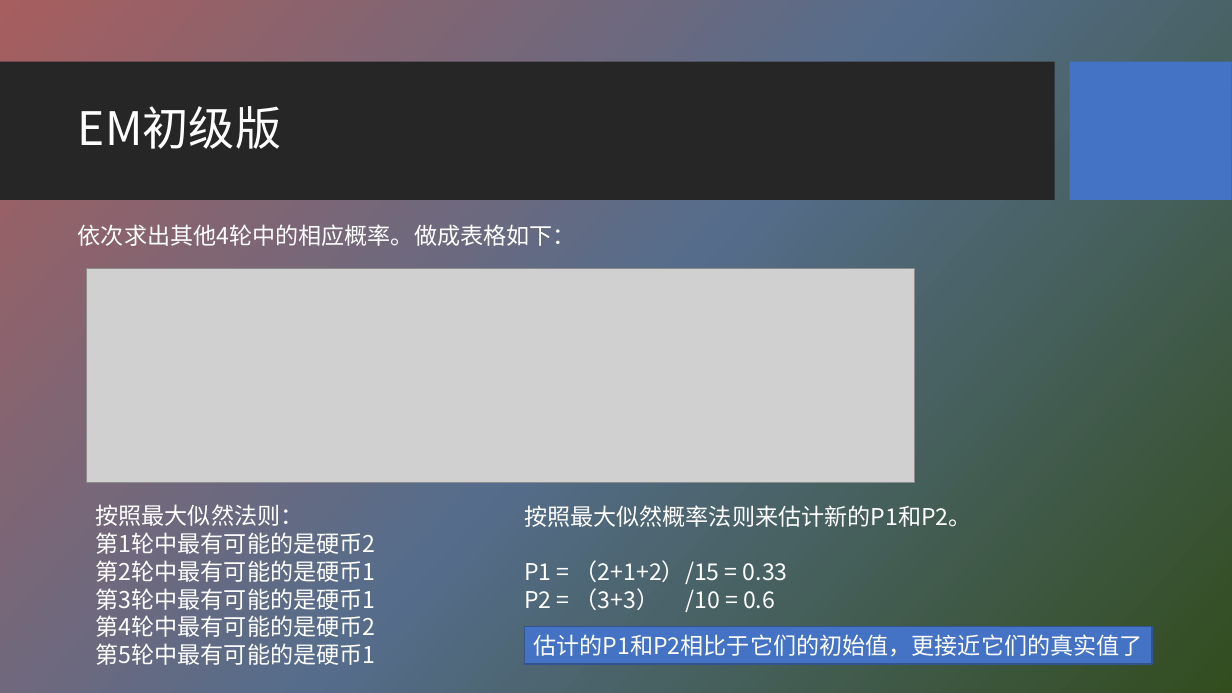
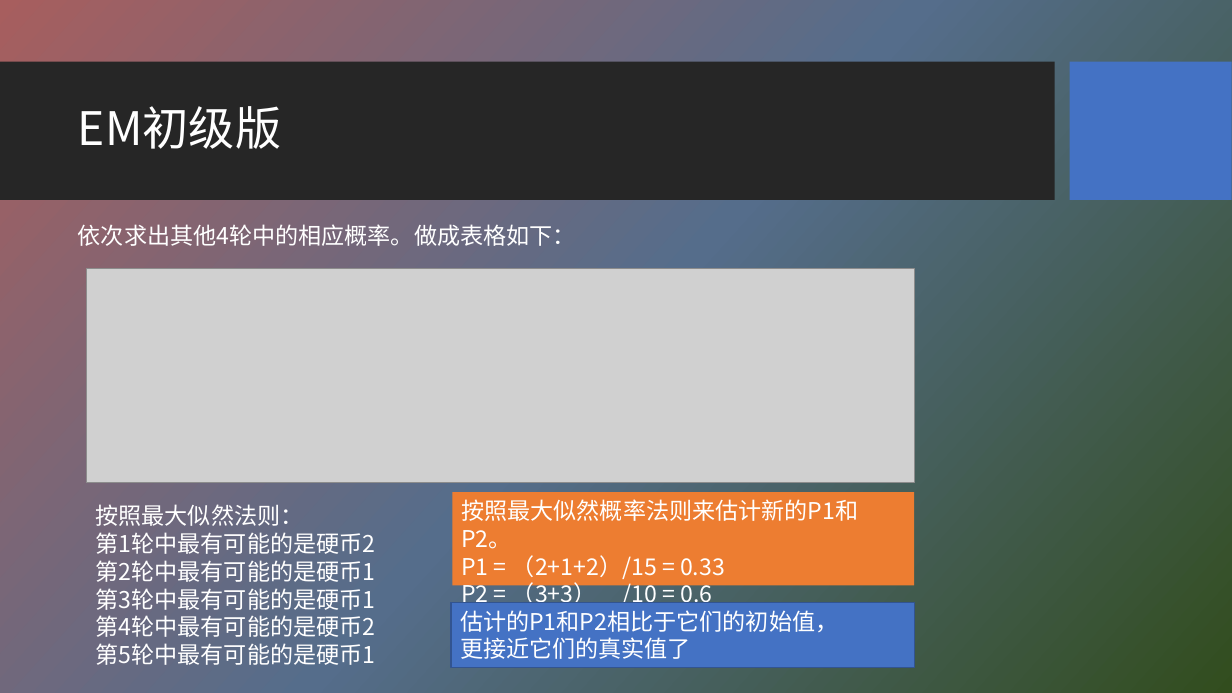
Before and after one commit to HBU/NLP_PPT, a slide deck: slide 27 of PPT-2020/ch04 隐马尔科夫模型.pptx. Drawn at 1232x693 pixels with LibreOffice and Linux fonts; fonts in the diff are those of the drawing; grey boxes stand for pictures; background and template pictures are left out. Boxes give left, top, right and bottom in pixels: in the first picture for what was removed or moved away, otherwise in the second. Text is boxed around its words. In the diff, an @@ line names an element or a change of style, - is before the commit and + after.

```diff
--- a/PPT-2020/ch04 隐马尔科夫模型.pptx
+++ b/PPT-2020/ch04 隐马尔科夫模型.pptx
@@ rectangle "按照最大似然概率法则来估计新的P1和P2。": place and size @@
-rectangle "按照最大似然概率法则来估计新的P1和P2。" at <box>524,505,972,612</box>
+rectangle "按照最大似然概率法则来估计新的P1和P2。" at <box>453,493,915,586</box>
@@ rectangle "按照最大似然概率法则来估计新的P1和P2。" at <box>453,493,915,586</box>: fill none to #ED7D31 @@
@@ rectangle "估计的P1和P2相比于它们的初始值，": place and size @@
-rectangle "估计的P1和P2相比于它们的初始值，" at <box>525,627,1153,664</box>
+rectangle "估计的P1和P2相比于它们的初始值，" at <box>451,603,914,668</box>
@@ text in rectangle at <box>460,610,838,659</box>: text changed @@
-估计的P1和P2相比于它们的初始值，更接近它们的真实值了
+估计的P1和P2相比于它们的初始值，
+更接近它们的真实值了
```
Also in this commit, not shown: 19 other slides changed.
